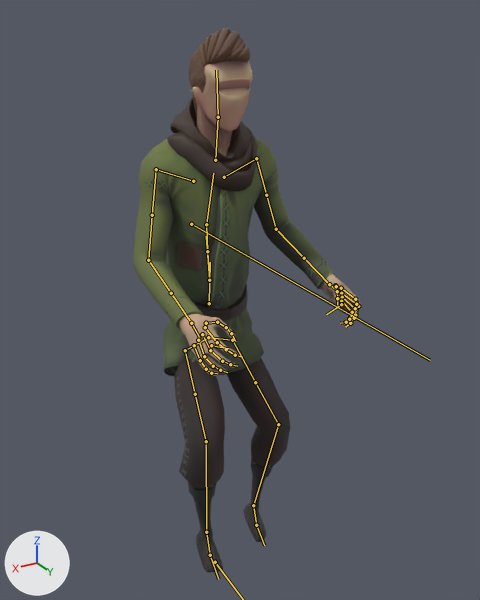
What one commit did to the FBX model 0_Final Exports/Player Character/ThirdPerson/anim_PlayCh_Falling.fbx.
The view is the same before and after, from a 50 mm camera at (0.882, 1.647, 1.846) aimed at (-0.044, 0.103, 1.074). The axes (+X, +Y, +Z) are drawn at lower left. The lights are the same throughout. Both versions are drawn at frame 96 of the action 'Scene'; the numbers are the values there. The bones that bend it are drawn over the model as lines.

Names of what the first picture shows: 'mc_body.001', 'mc_clothing.003', 'mc_clothing.004'.
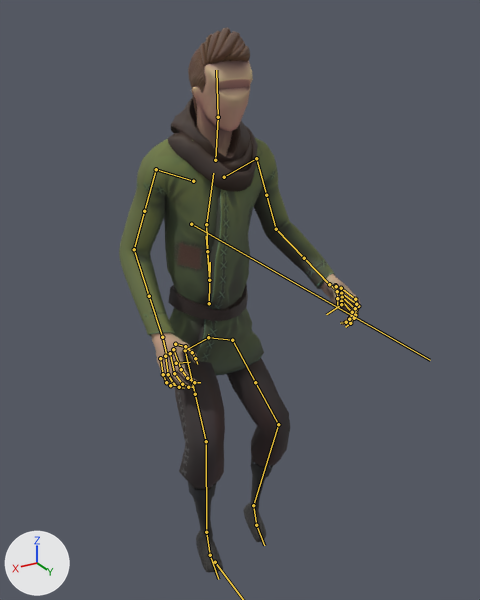
Where the change shows, as pixel boxes (x1, y1, x2, y2) in the pictures (480 x 600 px):
'mc_clothing.003', posed (7% wider)
    before: (133, 97, 335, 376)
    after: (119, 97, 335, 375)
'mc_body.001', posed (15% wider)
    before: (179, 27, 361, 376)
    after: (151, 27, 361, 389)
bone 'DEF_Bicep.R.001', root to tip
    before: (156, 169) to (152, 215)
    after: (156, 169) to (144, 211)
bone 'DEF_ForeArm.R.001', root to tip
    before: (148, 260) to (171, 293)
    after: (134, 249) to (149, 296)

What the commit changed:
Bone 'DEF_Bicep.R.001' (bone_def_bicep_r_001) turns from (-27, 0, -53) to (-3, -7, -57) degrees about its own x, y and z.
Bone 'DEF_ForeArm.R.001' (bone_def_forearm_r_001) turns from (-31, 0, 0) to (-27, 0, 0) degrees about its own x, y and z.
